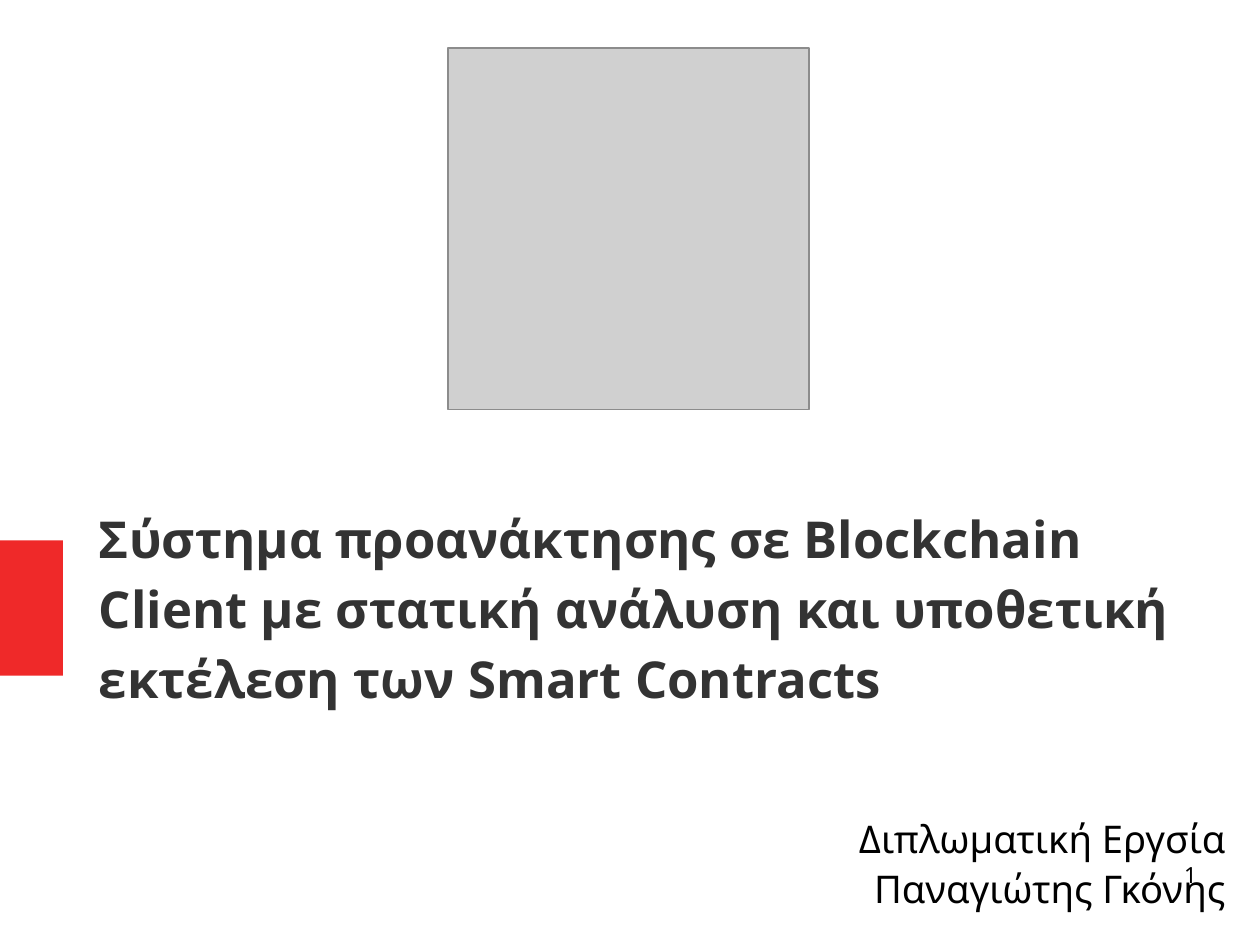
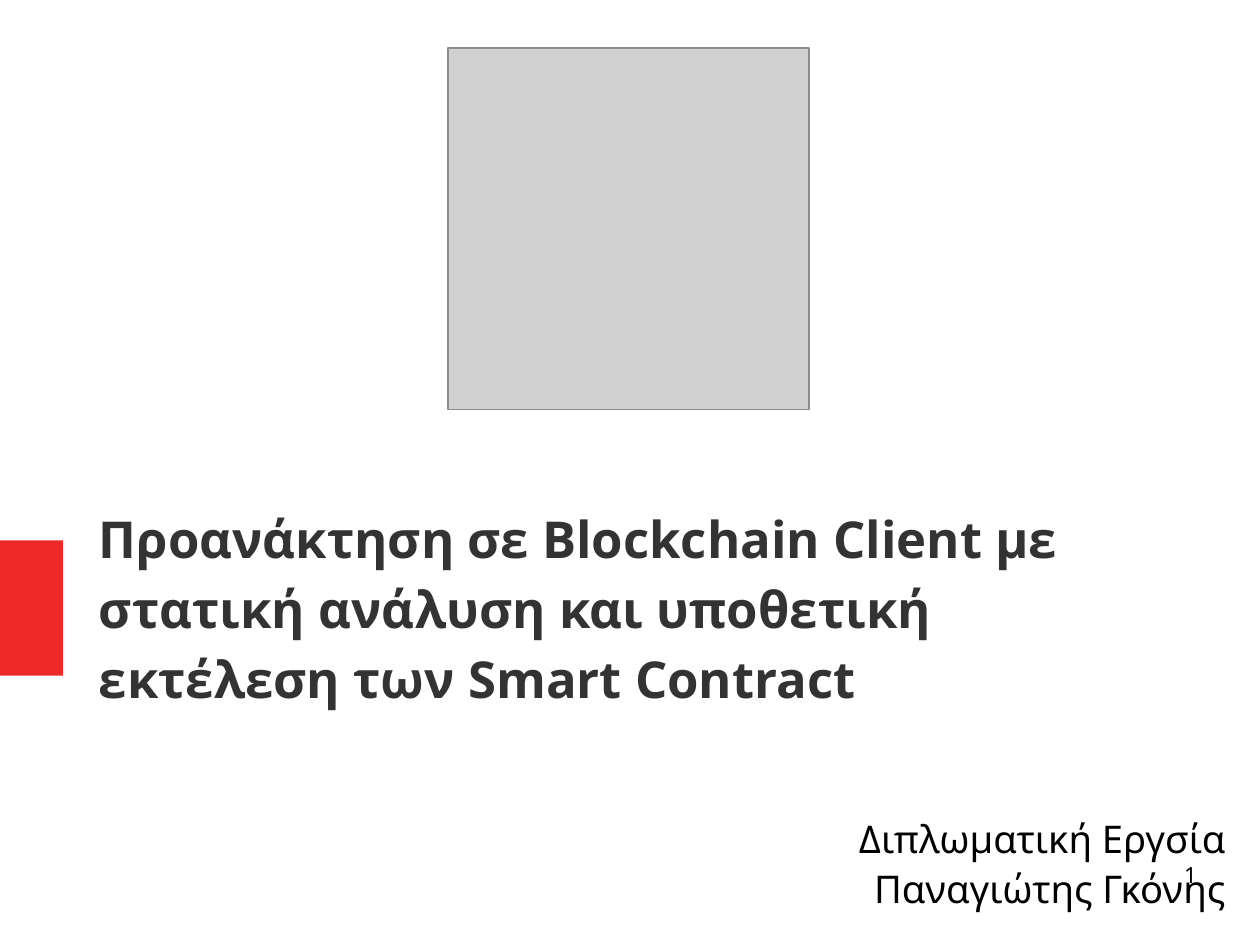
Before and after one commit to el15066/Diplomatiki, a slide deck: slide 1 of main/Presentation.odp. Drawn at 1260x946 pixels with LibreOffice and Linux fonts; fonts in the diff are those of the drawing; grey boxes stand for pictures. Boxes give left, top, right and bottom in pixels: in the first picture for what was removed or moved away, otherwise in the second. Text is boxed around its words. In the diff, an @@ line names an element or a change of style, - is before the commit and + after.

```diff
--- a/main/Presentation.odp
+++ b/main/Presentation.odp
@@ title at box(99, 517, 1057, 711): text changed @@
-Σύστημα προανάκτησης σε Blockchain Client με στατική ανάλυση και υποθετική εκτέλεση των Smart Contracts
+Προανάκτηση σε Blockchain Client με στατική ανάλυση και υποθετική εκτέλεση των Smart Contract
```
Also in this commit, not shown: 5 other slides changed.
